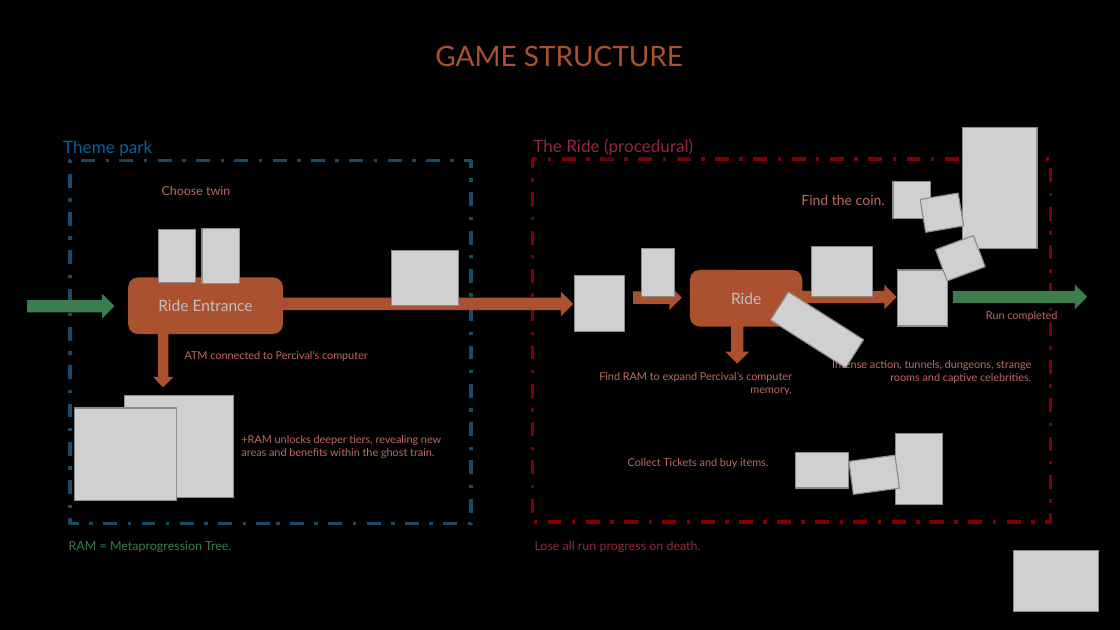
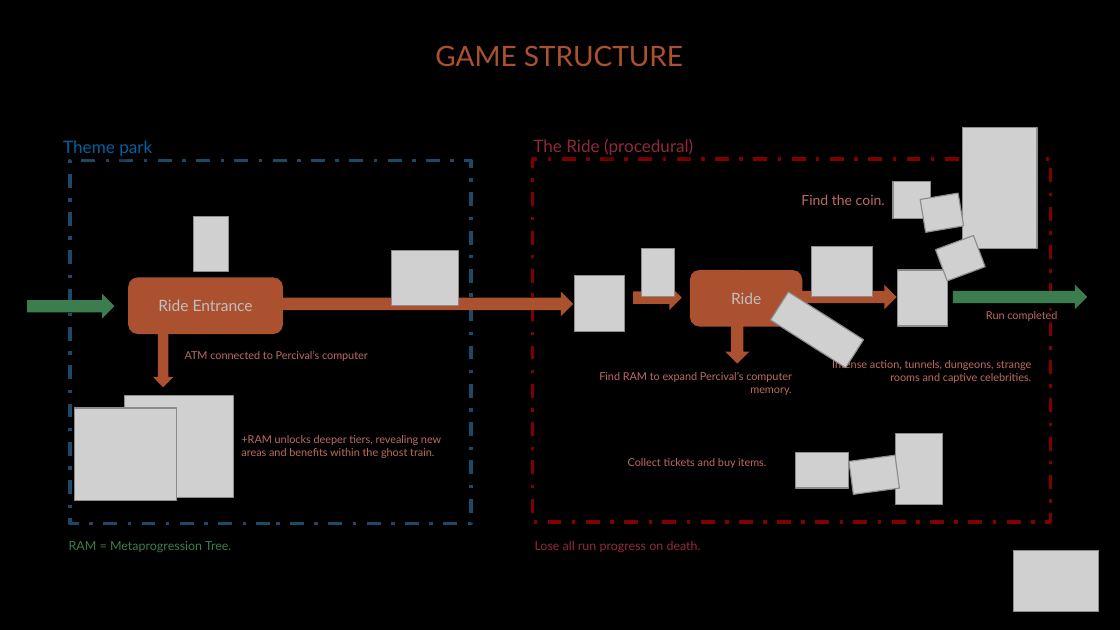
Before and after one commit to diegohcanepa/Remizione, a slide deck: slide 8 of Pitch Deck.pptx. Drawn at 1120x630 pixels with LibreOffice and Linux fonts; fonts in the diff are those of the drawing; grey boxes stand for pictures; background and template pictures are left out. Boxes give left, top, right and bottom in pixels: in the first picture for what was removed or moved away, otherwise in the second. Text is boxed around its words. In the diff, an @@ line names an element or a change of style, - is before the commit and + after.

```diff
--- a/Pitch Deck.pptx
+++ b/Pitch Deck.pptx
@@ text removed at bbox=[162, 186, 230, 195] @@
-Choose twin
@@ picture removed at bbox=[159, 230, 196, 282] @@
@@ picture: place and size @@
-picture at bbox=[202, 228, 239, 283]
+picture at bbox=[194, 216, 230, 271]
@@ text at bbox=[628, 458, 766, 468]: text changed @@
-Collect Tickets and buy items.
+Collect tickets and buy items.
```
Also in this commit, not shown: 2 other slides changed, 6 other files.
